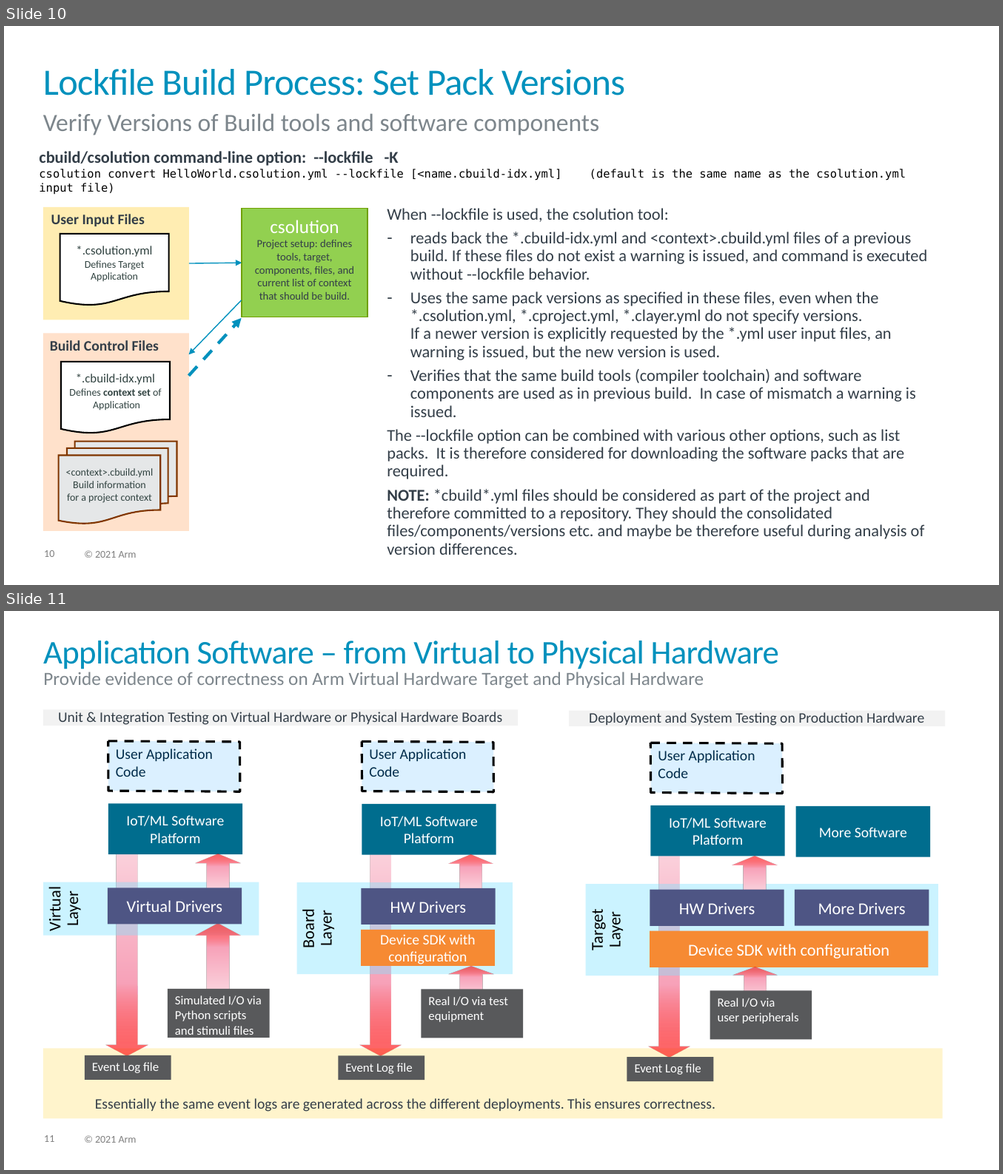
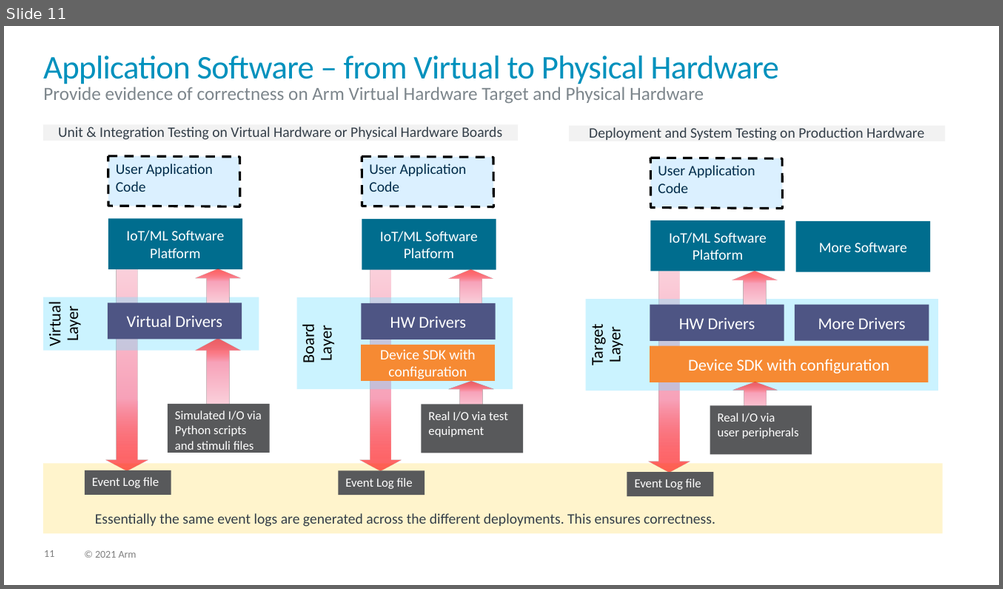
Before and after one commit to Open-CMSIS-Pack/cmsis-toolbox, a slide deck: docs/images/overview.pptx. Shown one above the other, each under a label of ours: slides 10 and 11 before the commit, slide 11 after it. The pictures are 1003x1174 and 1003x589 pixels, drawn with LibreOffice and Linux fonts; fonts in the diff are those of the drawing. Boxes give left, top, right and bottom in pixels: in the first picture for what was removed or moved away, otherwise in the second. Text is boxed around its words. In the diff, an @@ line names an element or a change of style, - is before the commit and + after.

```diff
--- a/docs/images/overview.pptx
+++ b/docs/images/overview.pptx
@@ slide 10 removed at (x1=4, y1=26, x2=999, y2=585), background #FFFFFF; not listed: 2 template elements that a slide beside it also shows @@
@@ title removed at (x1=43, y1=69, x2=625, y2=96) @@
-Lockfile Build Process: Set Pack Versions
@@ text removed at (x1=43, y1=113, x2=599, y2=136) @@
-Verify Versions of Build tools and software components
@@ text removed at (x1=39, y1=151, x2=905, y2=181) @@
-cbuild/csolution command-line option: --lockfile -K
-csolution convert HelloWorld.csolution.yml --lockfile [<name.cbuild-idx.yml] (default is the same name as the csolution.yml input file)
@@ rectangle removed at (x1=42, y1=207, x2=188, y2=320) @@
@@ text removed at (x1=51, y1=214, x2=145, y2=227) @@
-User Input Files
@@ rectangle removed at (x1=242, y1=209, x2=367, y2=318) @@
-csolution
-Project setup: defines tools, target, components, files, and current list of context that should be build.
@@ text removed at (x1=387, y1=208, x2=927, y2=555) @@
-When --lockfile is used, the csolution tool:
-– reads back the *.cbuild-idx.yml and <context>.cbuild.yml files of a previous build. If these files do not exist a warning is issued, and command is executed without --lockfile behavior.
-– Uses the same pack versions as specified in these files, even when the *.csolution.yml, *.cproject.yml, *.clayer.yml do not specify versions.
-  If a newer version is explicitly requested by the *.yml user input files, an warning is issued, but the new version is used.
-– Verifies that the same build tools (compiler toolchain) and software components are used as in previous build. In case of mismatch a warning is issued.
-The --lockfile option can be combined with various other options, such as list packs. It is therefore considered for downloading the software packs that are required.
-NOTE: *cbuild*.yml files should be considered as part of the project and therefore committed to a repository. They should the consolidated files/components/versions etc. and maybe be therefore useful during analysis of version differences.
@@ flow chart document removed at (x1=60, y1=234, x2=169, y2=306) @@
-*.csolution.yml
-Defines Target Application
@@ arrow removed from (189, 264) to (242, 264) @@
@@ arrow removed from (242, 301) to (189, 355) @@
@@ rectangle removed at (x1=42, y1=333, x2=188, y2=531) @@
@@ arrow removed from (189, 376) to (242, 318) @@
@@ text removed at (x1=50, y1=340, x2=159, y2=351) @@
-Build Control Files
@@ flow chart document removed at (x1=61, y1=362, x2=170, y2=434) @@
-*.cbuild-idx.yml
-Defines context set of Application
@@ flow chart multidocument removed at (x1=59, y1=442, x2=177, y2=525) @@
-<context>.cbuild.yml Build information
-for a project context
```
Also in this commit, not shown: 4 slides changed, 2 slides added, 7 other files.
